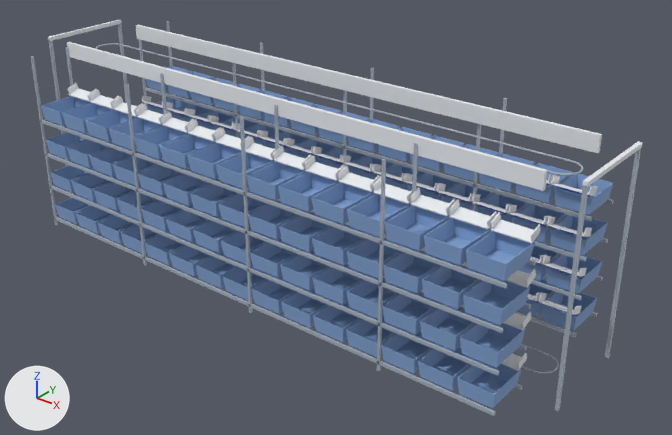
The FBX model SourceAssets/MPR/sorter_simulation/SM_MPR_SorterSimBody120_LOD1.fbx as it was, and as the next commit left it.
One viewpoint serves both versions: a camera (50 mm lens) standing at (6.41, -7.33, 5.39) and looking at (0.45, 0.12, 0.77). Arrows for +X, +Y and +Z are at lower left; the lights stay in place. The picture after the commit comes second.

The first picture shows 'SM_MPR_SorterSimBody120_LOD1'.
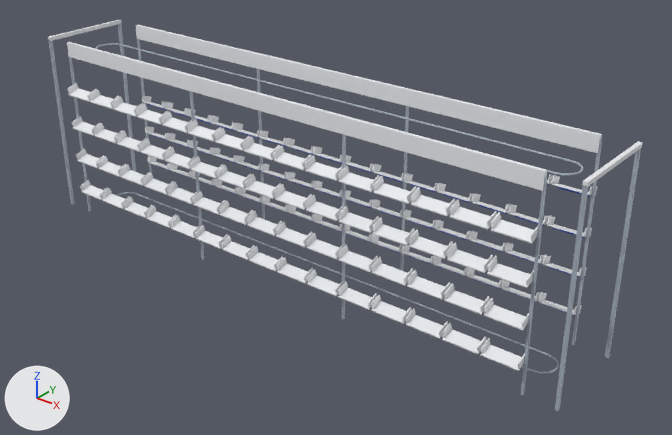
Location of each change, (x1, y1, x2, y2) in pixels of the pictures (672 x 435 px; the box of a moved part takes in the faces that stretch with it):
'SM_MPR_SorterSimBody120_LOD1', reshaped
    before: (30, 20, 642, 416)
    after: (48, 20, 642, 411)
part 1 of me_bin__1_1_1_018, moved or reshaped
    before: (160, 73, 167, 115)
    after: (190, 91, 204, 259)
part 2 of me_bin__1_1_1_018, moved or reshaped
    before: (411, 143, 418, 206)
    after: (342, 134, 346, 319)
part 3 of me_bin__1_1_1_018, moved or reshaped
    before: (377, 159, 386, 371)
    after: (521, 177, 547, 395)
part 4 of me_bin__1_1_1_018, moved or reshaped (mostly hidden)
    before: (232, 63, 239, 138)
    after: (257, 69, 265, 220)
part 5 of me_bin__1_1_1_018, moved or reshaped
    before: (472, 124, 481, 211)
    after: (400, 106, 409, 271)
part 6 of me_bin__1_1_1_018, moved or reshaped
    before: (496, 98, 507, 190)
    after: (572, 141, 602, 345)
part 7 of me_bin__1_1_1_018, deleted
    before: (30, 21, 614, 416)
part 8 of me_bin__1_1_1_018, moved or reshaped
    before: (66, 47, 73, 86)
    after: (69, 57, 91, 211)
part 9 of me_bin__1_1_1_018, moved or reshaped
    before: (139, 39, 148, 110)
    after: (136, 35, 152, 173)

The edits, one by one:
me_bin__1_1_1_018 is used by ob_sm_mpr_sortersimbody120_lod1; location (0.0, 0.0, 0.0).
me_bin__1_1_1_018 had 6608 vertices, 5152 faces and spanned x -3.64..3.64, y -1.1..1.1, z 0.0..2.32.
me_bin__1_1_1_018 now has 4496 vertices, 3328 faces and spans x -3.64..3.64, y -0.66..0.66, z 0.0..2.32.
me_bin__1_1_1_018 part 1: the loose piece of 8 vertices spanning x -1.53..-1.5, y -0.59..-0.56, z 0.0..2.25 is moved by (0.43, 0.03, 0.0).
me_bin__1_1_1_018 part 2: the loose piece of 8 vertices spanning x 1.94..1.97, y -0.59..-0.56, z 0.0..2.25 is moved by (-0.87, 0.03, 0.0).
me_bin__1_1_1_018 part 3: the loose piece of 8 vertices spanning x 1.94..1.97, y -1.1..-1.07, z 0.0..2.25 is moved by (1.3, 0.53, 0.0).
me_bin__1_1_1_018 part 4: the loose piece of 8 vertices spanning x -1.53..-1.5, y 0.56..0.59, z 0.0..2.25 is moved by (0.43, -0.03, 0.0).
me_bin__1_1_1_018 part 5: the loose piece of 8 vertices spanning x 1.94..1.97, y 0.56..0.59, z 0.0..2.25 is moved by (-0.87, -0.03, 0.0).
me_bin__1_1_1_018 part 6: the loose piece of 8 vertices spanning x 1.94..1.97, y 1.07..1.1, z 0.0..2.25 is moved by (1.3, -0.53, 0.0).
me_bin__1_1_1_018 part 7: 144 loose pieces with 2112 vertices, spanning x -3.27..3.25, y -1.1..1.1, z 0.0..2.25, are deleted.
Part 8, on me_bin__1_1_1_018:
6 faces are deleted.
4 vertices in x -3.27..-3.24, y -0.59, z 0.0..2.25 move by (0.0, 0.06, 0.0).
6 new faces join them, mat_m_zcool_metal (light grey #afbac7).
Part 9, on me_bin__1_1_1_018:
6 faces are deleted.
4 vertices in x -3.27..-3.24, y 0.59, z 0.0..2.25 move by (0.0, -0.06, 0.0).
6 new faces join them, mat_m_zcool_metal (light grey #afbac7).
me_bin__1_1_1_018 no longer uses material mat_m_zcool_softblue (blue #86a8d7).
